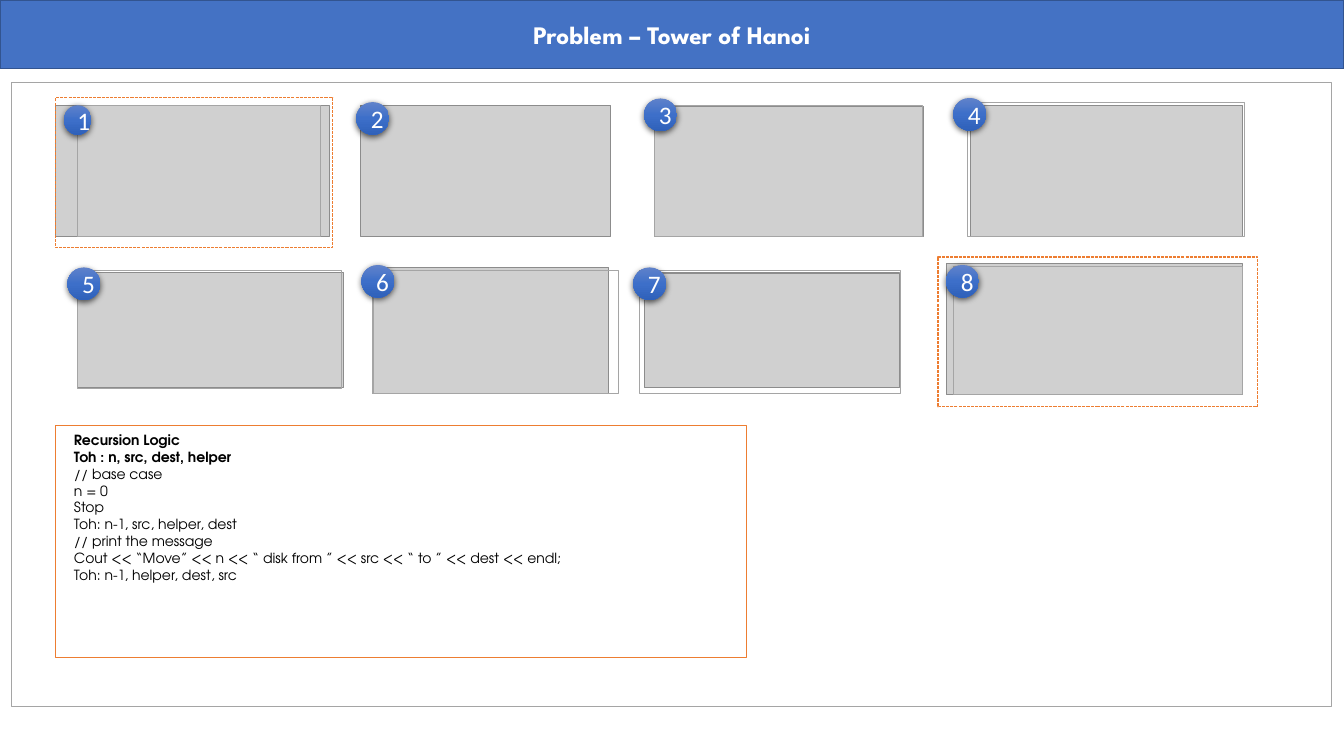
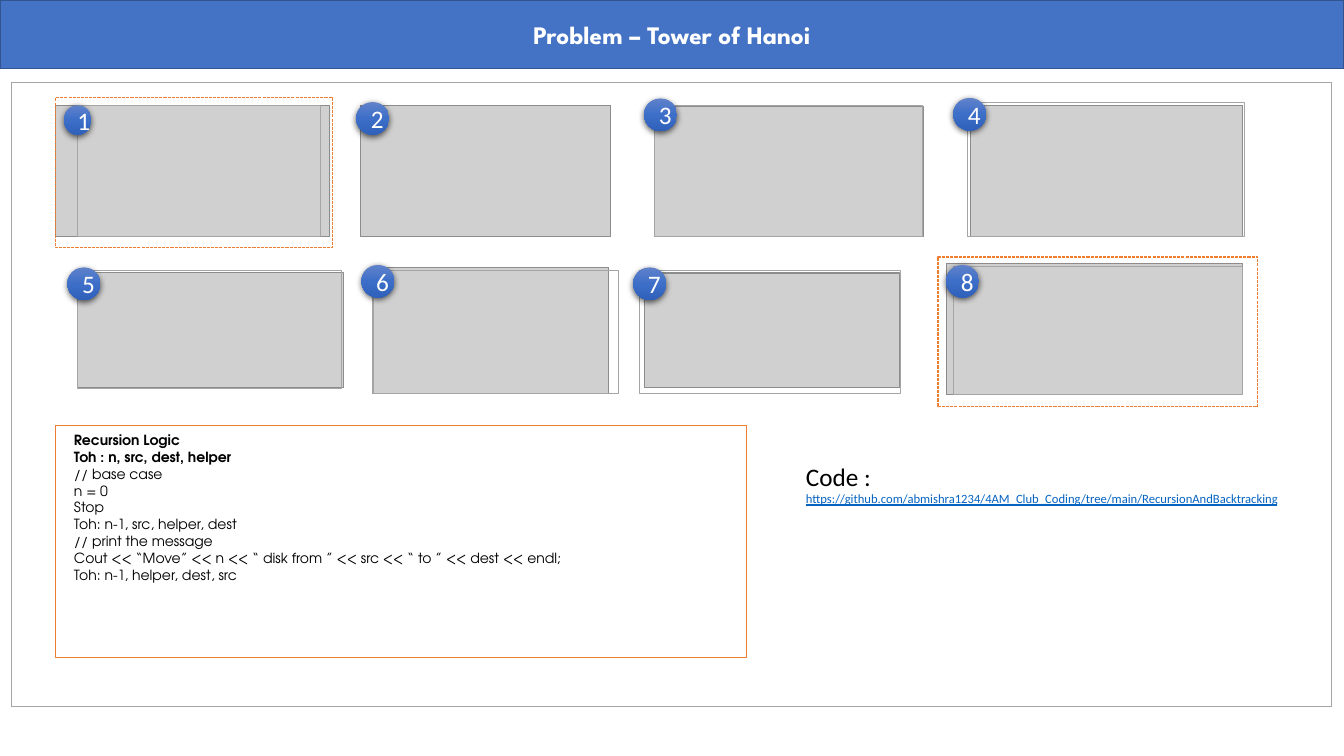
Before and after one commit to abmishra1234/4AM_Club_Coding, a slide deck: slide 2 of RecursionAndBacktracking/Recursion_Backtracking.pptx. Drawn at 1344x756 pixels with LibreOffice and Linux fonts; fonts in the diff are those of the drawing; grey boxes stand for pictures. Boxes give left, top, right and bottom in pixels: in the first picture for what was removed or moved away, otherwise in the second. Text is boxed around its words. In the diff, an @@ line names an element or a change of style, - is before the commit and + after.

Commit message:
Adding Phone_Keypad Problem for Recursion revision

```diff
--- a/RecursionAndBacktracking/Recursion_Backtracking.pptx
+++ b/RecursionAndBacktracking/Recursion_Backtracking.pptx
@@ text added at (806, 468, 1278, 506), 9 pt, text #0563C1, underline @@
+Code : https://github.com/abmishra1234/4AM_Club_Coding/tree/main/RecursionAndBacktracking
```
Also in this commit, not shown: 1 slide added, 1 other file.
